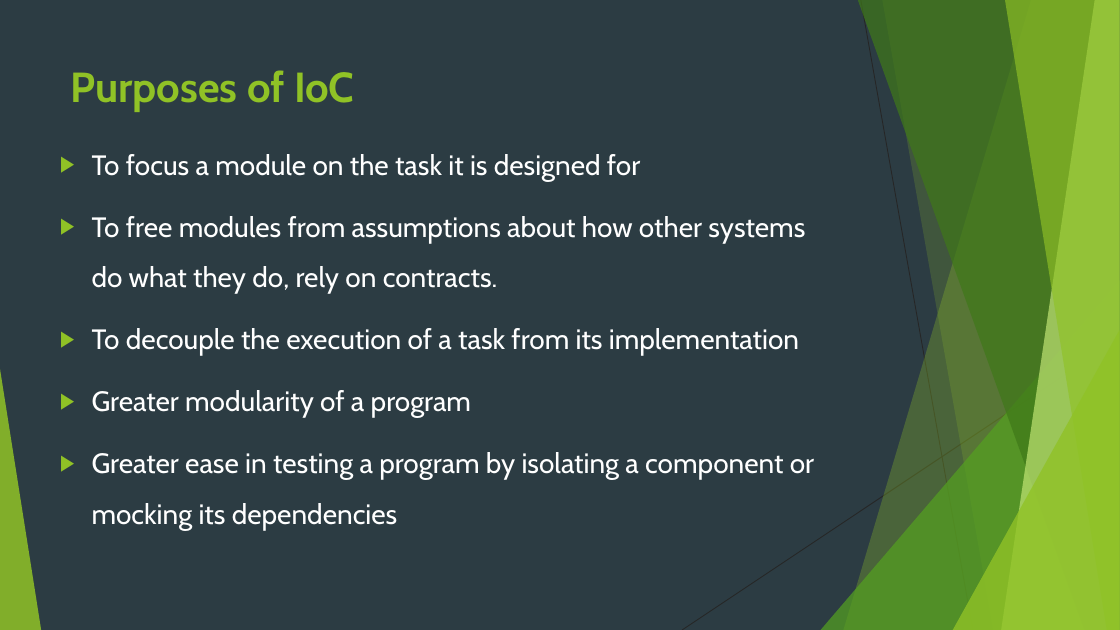
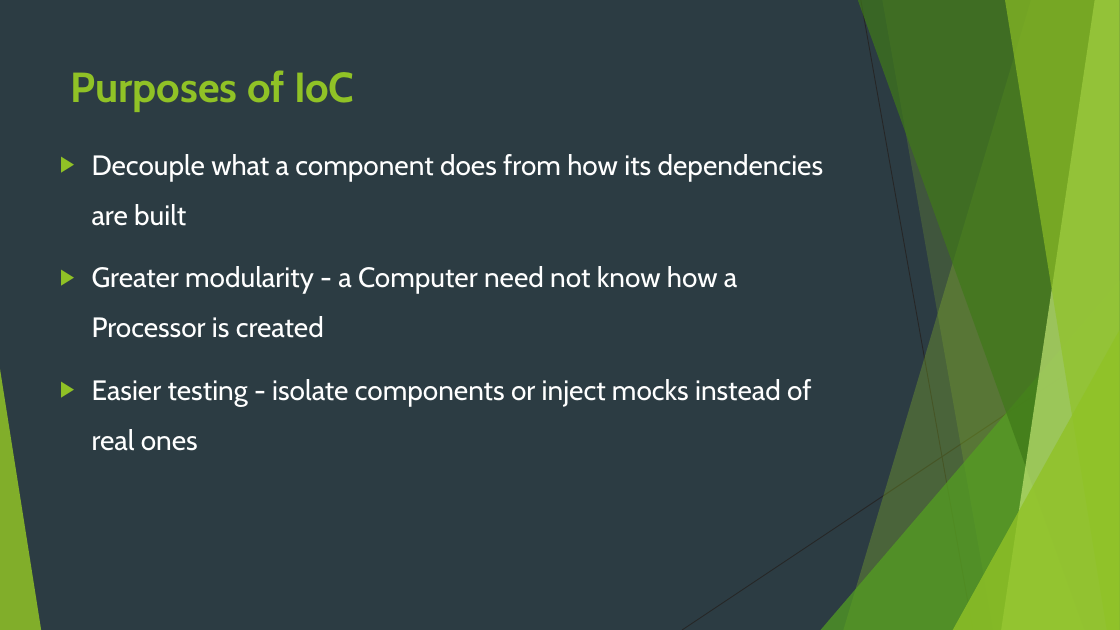
Before and after one commit to idanshal/sb-todo-app-tdp, a slide deck: slide 10 of course_data/presentations/practical_spring_boot_for_tdp.pptx (slide 8 before the commit). Drawn at 1120x630 pixels with LibreOffice and Linux fonts; fonts in the diff are those of the drawing. Boxes give left, top, right and bottom in pixels: in the first picture for what was removed or moved away, otherwise in the second. Text is boxed around its words. In the diff, an @@ line names an element or a change of style, - is before the commit and + after.

```diff
--- a/course_data/presentations/practical_spring_boot_for_tdp.pptx
+++ b/course_data/presentations/practical_spring_boot_for_tdp.pptx
@@ text at box(92, 154, 824, 451): text changed @@
-▶ To focus a module on the task it is designed for
-▶ To free modules from assumptions about how other systems do what they do, rely on contracts.
-▶ To decouple the execution of a task from its implementation
-▶ Greater modularity of a program
-▶ Greater ease in testing a program by isolating a component or mocking its dependencies
+▶ Decouple what a component does from how its dependencies are built
+▶ Greater modularity - a Computer need not know how a Processor is created
+▶ Easier testing - isolate components or inject mocks instead of real ones
```
Also in this commit, not shown: 10 other slides changed, 3 slides added, 16 other files.
